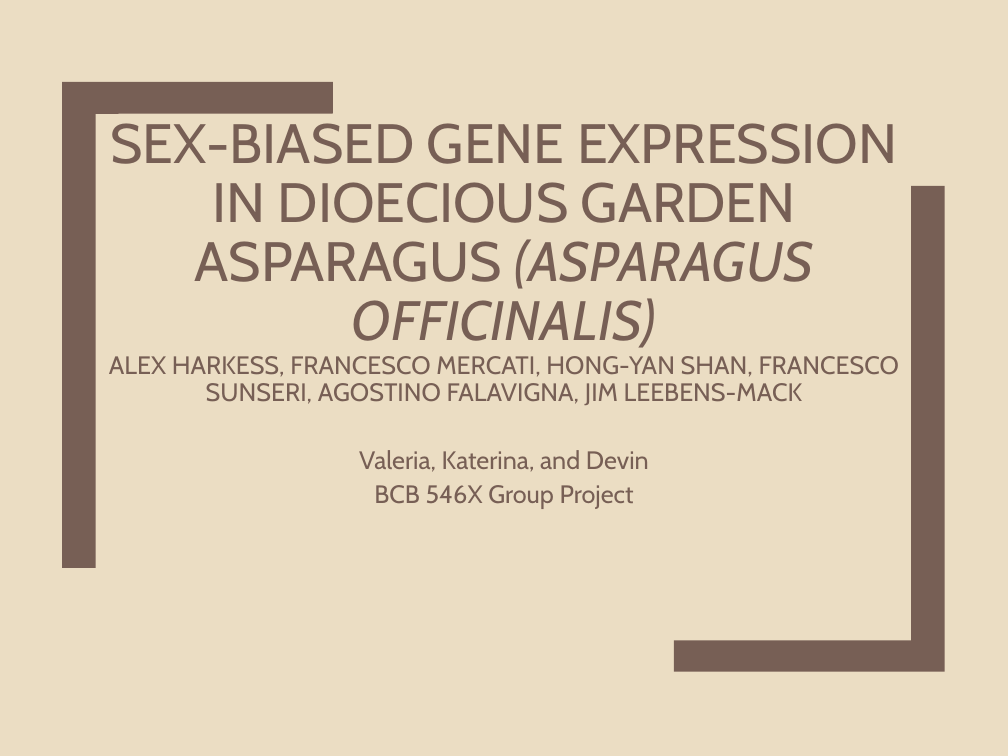
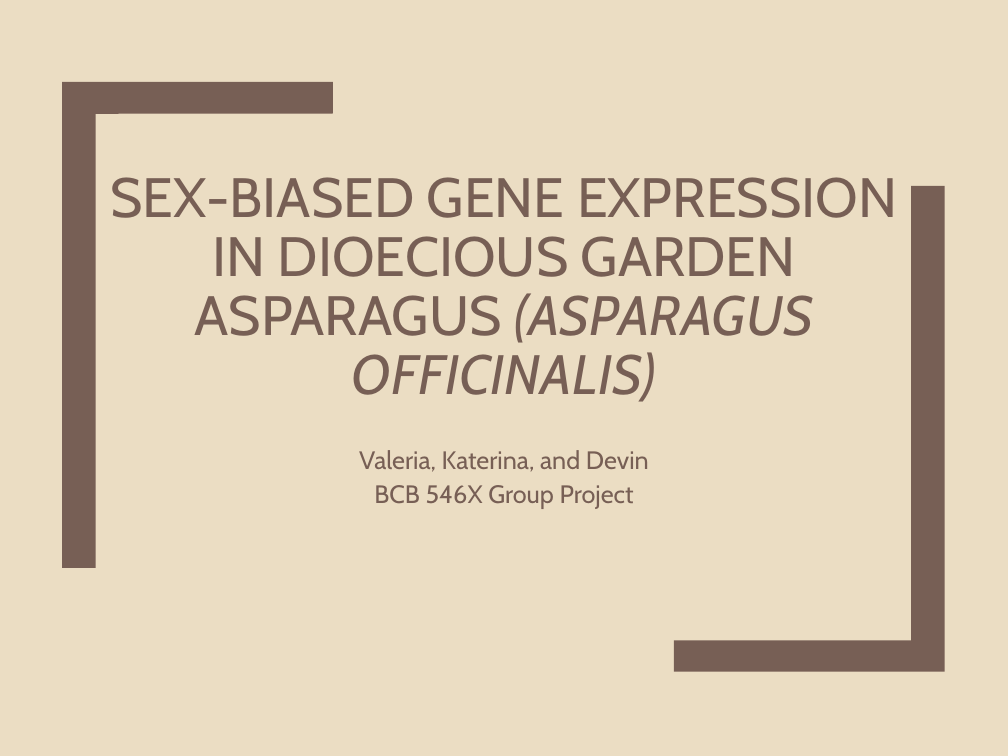
Before and after one commit to katholan/BCB546X-Spring2017_Valerin_final_project, a slide deck: slide 1 of asparagus.pptx. Drawn at 1008x756 pixels with LibreOffice and Linux fonts; fonts in the diff are those of the drawing. Boxes give left, top, right and bottom in pixels: in the first picture for what was removed or moved away, otherwise in the second. Text is boxed around its words. In the diff, an @@ line names an element or a change of style, - is before the commit and + after.

Commit message:
updated presentation DM

```diff
--- a/asparagus.pptx
+++ b/asparagus.pptx
@@ title at <box>111,177,897,402</box>: text changed; size 18 to 39.6 pt @@
-SEX-BIASED GENE EXPRESSION IN DIOECIOUS GARDEN ASPARAGUS (ASPARAGUS OFFICINALIS)
-ALEX HARKESS, FRANCESCO MERCATI, HONG-YAN SHAN, FRANCESCO SUNSERI, AGOSTINO FALAVIGNA, JIM LEEBENS-MACK
+SEX-BIASED GENE EXPRESSION IN DIOECIOUS GARDEN ASPARAGUS (ASPARAGUS OFFICINALIS)
```
Also in this commit, not shown: 2 slides added.
